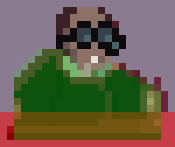
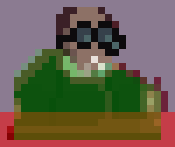
Layer changes from the first 175×147 image to the second:
painted on "RideCar03.png" over [98, 56, 105, 70]
